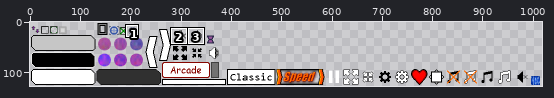
One commit to this sprite sheet: android/assets/drawable/main_textures.png. The first picture is a wide view before the edit; the outline marks the close-up.
Close-up. Earlier state:
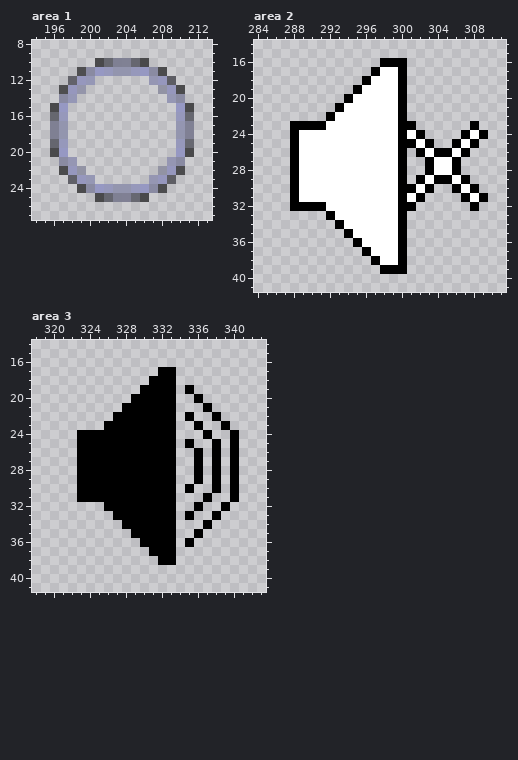
The file is 1024x128 pixels. Shown: area 1: x 194..213, y 8..27; area 2: x 284..311, y 14..41; area 3: x 318..343, y 14..41. The wide view leaves out empty margins. The commit also changed other parts of the picture, which this record leaves out.
The same view after the edit:
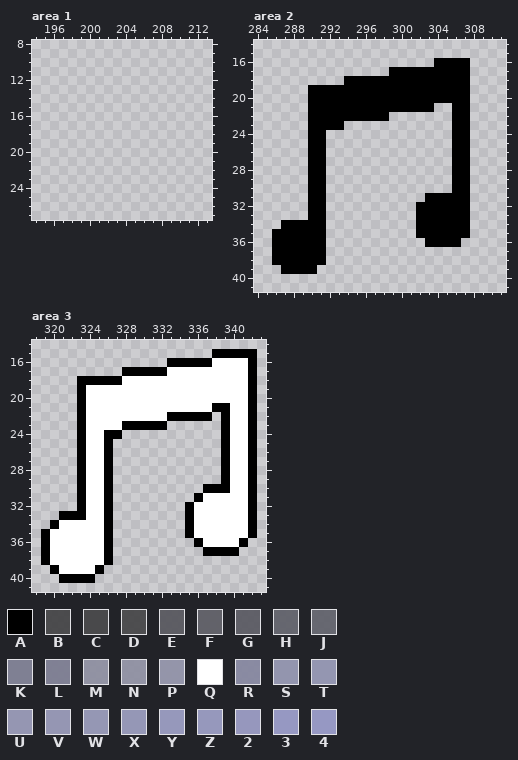
Palette (. is transparent): A #000000  B #454547f2  C #454547f7  D #464648f0  E #5a5a61f7  F #5d5d65f3  G #5d5d65f6  H #61626bf4  J #62636cf3  K #7e7f92fb  L #7e7f93f9  M #8f90a1f2  N #9091a3f3  P #9293a8f5  Q #ffffff  R #898aa2fd  S #9395ae  T #9496b1  U #9596b2fe  V #9596b3  W #9597b4  X #9597b6  Y #9698bb  Z #9698bc  2 #9697bd  3 #9698c2  4 #9698c3
Difference:
Changed rows in their new state; - is an unchanged pixel.
Area 1:
first column x 196:
10 -----......-----
11 ---..........---
12 --...------...--
13 -...--------...-
14 -..----------..-
15 ..------------..
16 ..------------..
17 ..------------..
18 ..------------..
19 ..------------..
20 ..------------..
21 -..----------..-
22 -...--------...-
23 --...------...--
24 ---..........---
25 -----......-----
Area 2:
first column x 286:
16 ------------...---AAAA--
17 -----------..A-AAAAAAA--
18 --------AA-AAA-AAAAAAA--
19 ----AAAAA-AAAA-AAAAAAA--
20 ----AAAA-AAAAA-AAAAAAA--
21 ----AAA-AAAAAA-AAA--AA--
22 ----AA-AAAAAA..-----AA--
23 --..--AA........----AA.-
24 --..AA...........---A-..
25 --..AA............---A.-
26 --..AA.........-....A---
27 --..AA.........--...-A--
28 --..AA.........--...-A--
29 --..AA.........-....A---
30 --..AA............---A.-
31 --..AA...........AAAA-..
32 --..--..........AAAAAA.-
33 ----AA.........-AAAAAA--
34 -AAAAA-........-AAAAAA--
35 AAAAAA--.......-AAAAAA--
36 AAAAAA---......--AAAA---
37 AAAAAA----.....---------
38 AAAAAA-----....---------
39 -AAAA-------...---------
Area 3:
first column x 319:
15 -------------------AAAAA
16 --------------AAAAAQQQQA
17 ---------AAAA-QQQQQQQQQA
18 ----AAAAAQQQQQQQQQQQQQQA
19 ----AQQQQQQQQQQQQQQQQQQA
20 ----AQQQQQQQQQQQQQQQQQQA
21 ----AQQQQQQQQQQQQQQAAQQA
22 ----AQQQQQQQQQ-A-AA.AQQA
23 ----AQQQQ-----.--.---QQA
24 -----QQ--......---.-AQQA
25 -----QQ-.......-.--.AQQA
26 -----QQ-.......--.-.AQQA
27 -----QQ-.......--.-.AQQA
28 -----QQ-.......--.-.AQQA
29 -----QQ-.......--.-.AQQA
30 -----QQ-.......-.-A-AQQA
31 -----QQ-.......--AQQQQQA
32 ----AQQ-.......-AQQQQQQA
33 --AAAQQA.......--QQQQQQA
34 -AQQQQQA-......-AQQQQQQA
35 AQQQQQQA--.....-AQQQQQQA
36 AQQQQQQA---....-.AQQQQA-
37 AQQQQQQA----...---AAAA--
38 AQQQQQQA-----..---------
39 -AQQQQA-----------------
40 --AAAA------------------
